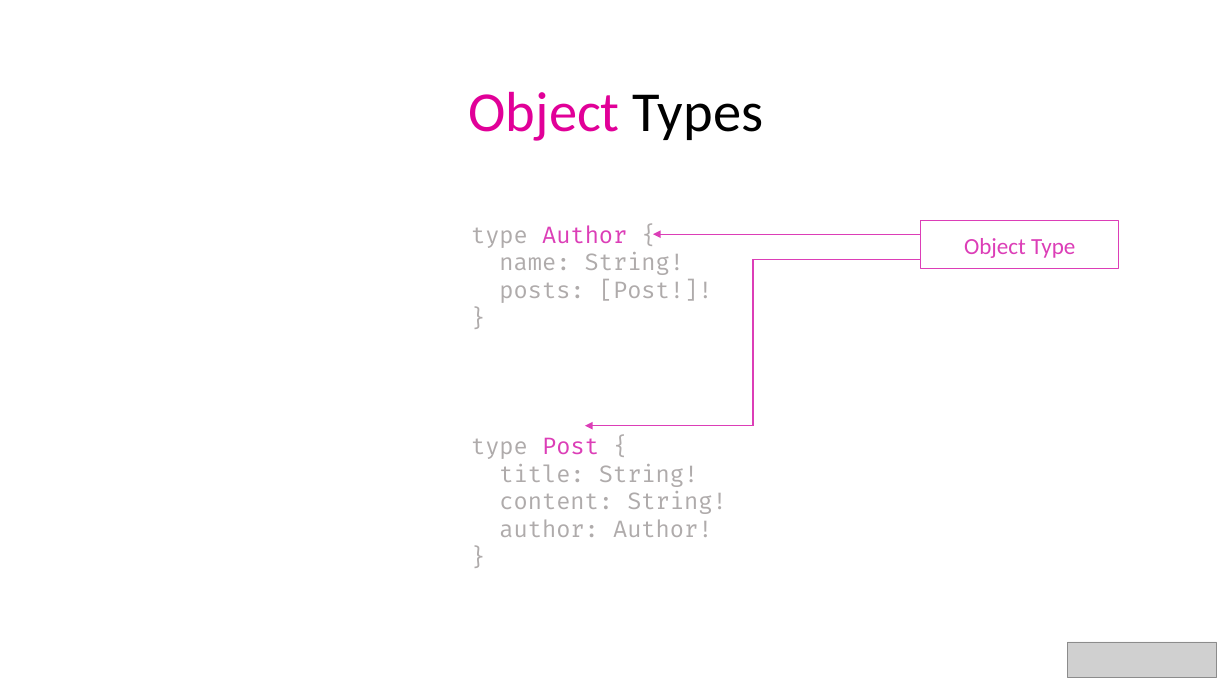
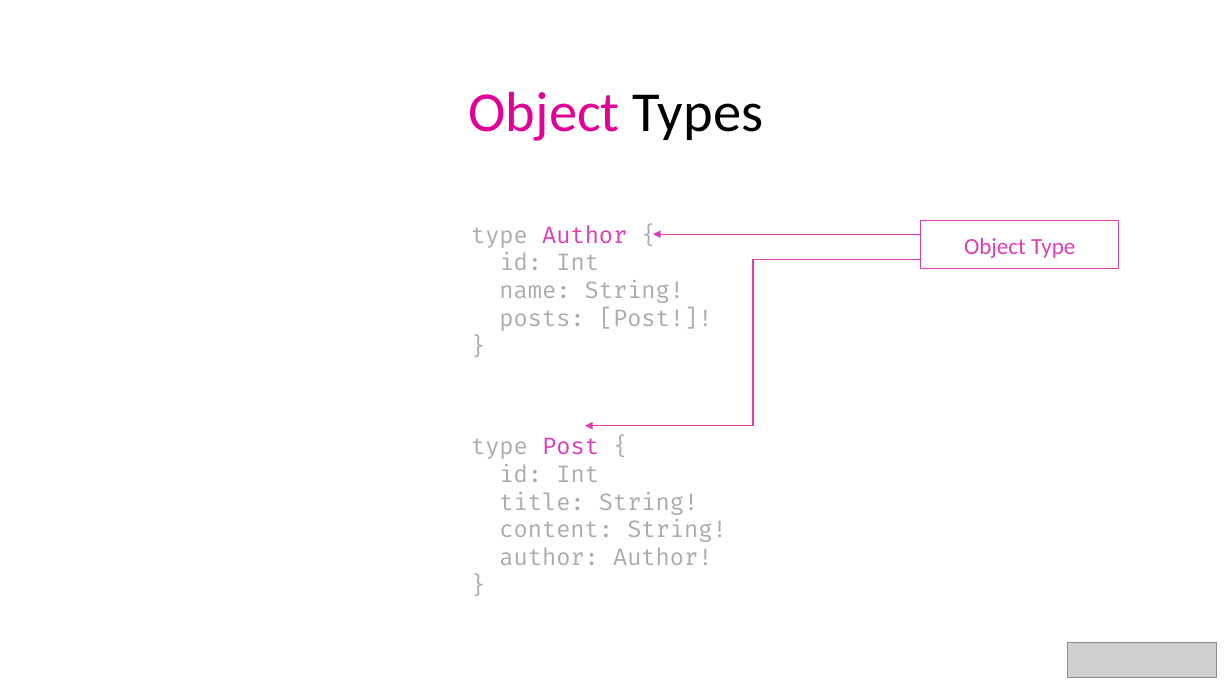
Before and after one commit to bytePassion/GraphQL-Talk, a slide deck: slide 25 of slides/GraphqlSlides.pptx (slide 26 before the commit). Drawn at 1232x693 pixels with LibreOffice and Linux fonts; fonts in the diff are those of the drawing; grey boxes stand for pictures. Boxes give left, top, right and bottom in pixels: in the first picture for what was removed or moved away, otherwise in the second. Text is boxed around its words. In the diff, an @@ line names an element or a change of style, - is before the commit and + after.

```diff
--- a/slides/GraphqlSlides.pptx
+++ b/slides/GraphqlSlides.pptx
@@ text at [500,252,599,270]: paragraph added @@
+id: Int
@@ text at [499,464,599,482]: paragraph added @@
+id: Int
```
Also in this commit, not shown: 8 other slides changed, 7 slides removed.
